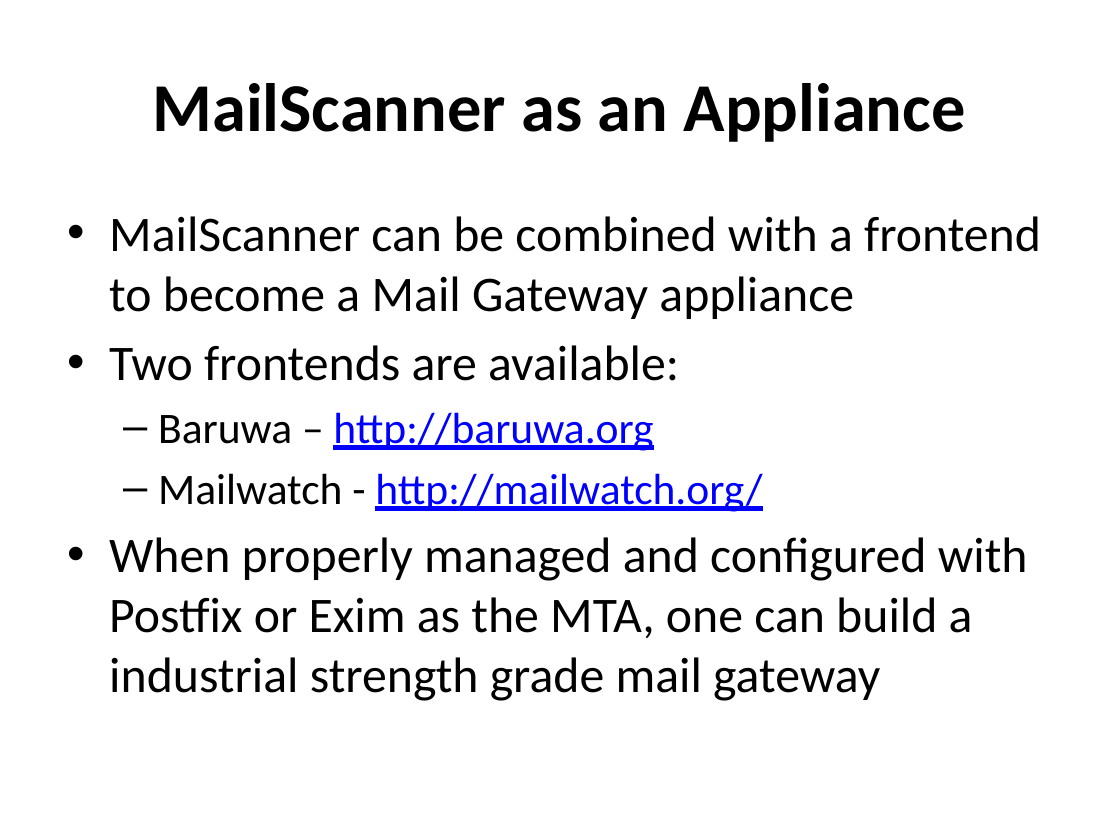
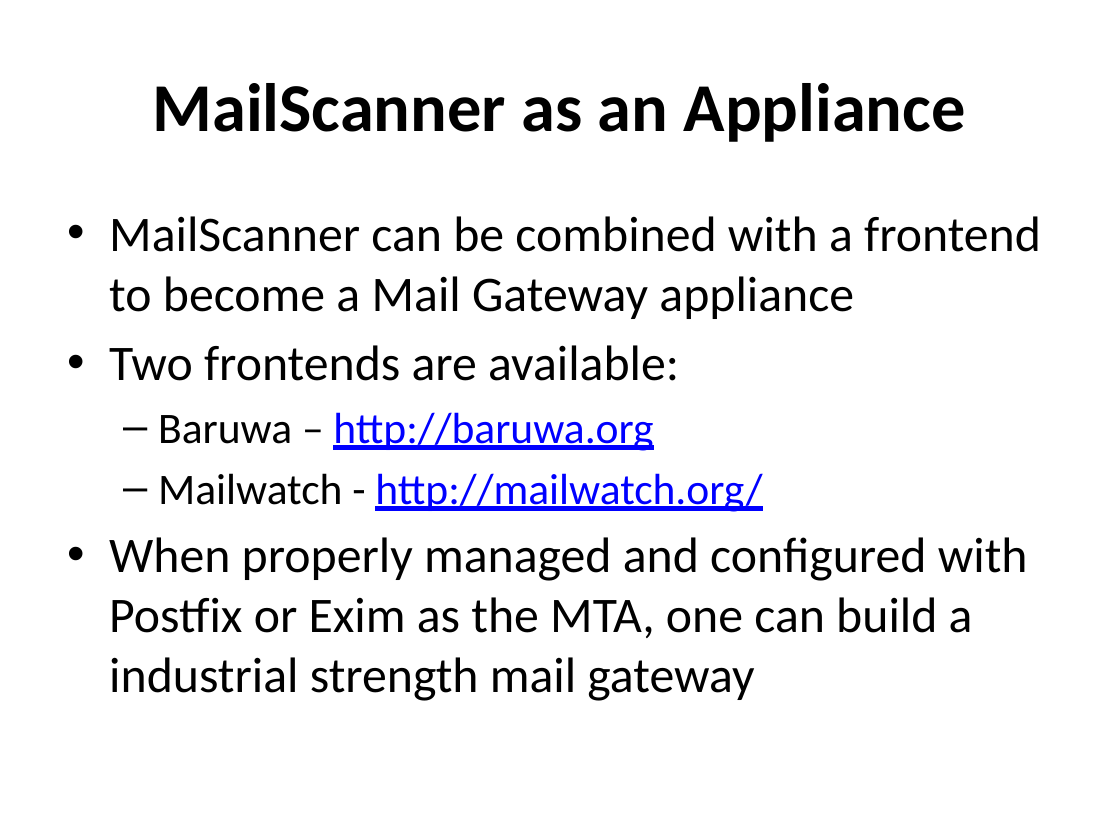
Before and after one commit to afnog/afnog.github.io, a slide deck: slide 34 of sse/postfix/postfix-preso-debian.pptx. Drawn at 1120x840 pixels with LibreOffice and Linux fonts; fonts in the diff are those of the drawing. Boxes give left, top, right and bottom in pixels: in the first picture for what was removed or moved away, otherwise in the second. Text is boxed around its words. In the diff, an @@ line names an element or a change of style, - is before the commit and + after.

Commit message:
/ ‘sse/postfix/postfix-preso-debian.pptx’

```diff
--- a/sse/postfix/postfix-preso-debian.pptx
+++ b/sse/postfix/postfix-preso-debian.pptx
@@ text at (109,537,1028,701): text changed @@
-• When properly managed and configured with Postfix or Exim as the MTA, one can build a industrial strength grade mail gateway
+• When properly managed and configured with Postfix or Exim as the MTA, one can build a industrial strength mail gateway
```
Also in this commit, not shown: 3 slides added.
